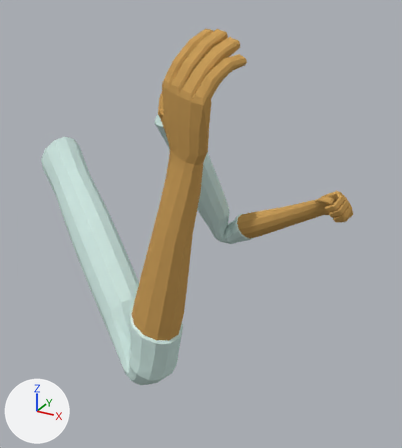
A saved change to the Blender file GameAssets/Modelling/PlayerArms.blend.
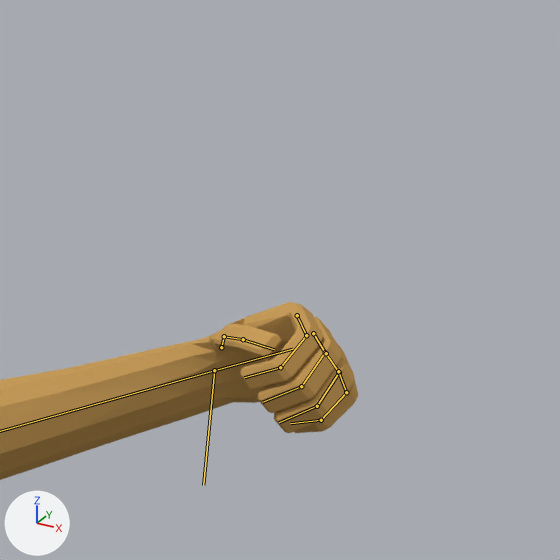
There are two pictures of each version: one whole from a 50 mm camera at (4.44, -5.9, 2.97) aimed at (1.35, -0.28, 0.16), one close up on the part from 66% to 100% of the width and 26% to 57% of the height. Arrows for +X, +Y and +Z are at lower left; the lights stay in place. Both versions are drawn at frame 8 of the action 'Player_Smash'; the numbers are the values there. The bones that bend it are drawn over the model as lines in the close-ups.

The first close-up shows 'PlayerModel'.
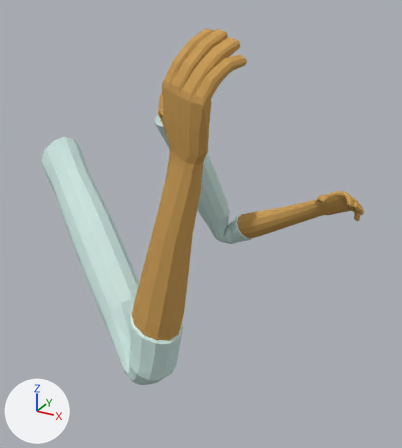
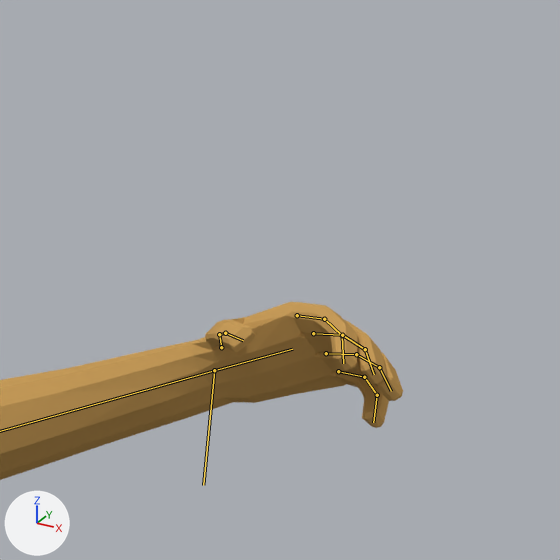
Commit message: Arm anim updates

The change in detail:
Bone 'LThumb1' (bone_lthumb1) turns from (14, 63, 36) to (-1, 59, 21) degrees about its own x, y and z.
Bone 'LThumb2' (bone_lthumb2) turns from (1, 0, 27) to (-2, -3, 20) degrees about its own x, y and z.
Bone 'LPoint1' (bone_lpoint1) turns from (60, 0, 0) to (25, 0, 0) degrees about its own x, y and z.
Bone 'LPoint2' (bone_lpoint2) turns from (60, 0, 0) to (25, 0, 0) degrees about its own x, y and z.
Bone 'LPoint3' (bone_lpoint3) turns from (60, 0, 0) to (25, 0, 0) degrees about its own x, y and z.
Bone 'LMiddle1' (bone_lmiddle1) turns from (57, 0, 0) to (21, 0, 0) degrees about its own x, y and z.
Bone 'LMiddle2' (bone_lmiddle2) turns from (57, 0, 0) to (21, 0, 0) degrees about its own x, y and z.
Bone 'LMiddle3' (bone_lmiddle3) turns from (57, 0, 0) to (21, 0, 0) degrees about its own x, y and z.
Bone 'LRing1' (bone_lring1) turns from (55, 0, 0) to (20, 0, 0) degrees about its own x, y and z.
Bone 'LRing2' (bone_lring2) turns from (55, 0, 0) to (20, 0, 0) degrees about its own x, y and z.
Bone 'LRing3' (bone_lring3) turns from (55, 0, 0) to (20, 0, 0) degrees about its own x, y and z.
Bone 'LPinky1' (bone_lpinky1) turns from (63, 0, 0) to (28, 0, 0) degrees about its own x, y and z.
Bone 'LPinky2' (bone_lpinky2) turns from (63, 0, 0) to (28, 0, 0) degrees about its own x, y and z.
Bone 'LPinky3' (bone_lpinky3) turns from (63, 0, 0) to (28, 0, 0) degrees about its own x, y and z.

Boxes [x1, y1, x2, y2] around the edits, measured in the close-ups (560 x 560 px):
'PlayerModel', posed
    before: [0, 302, 358, 480]
    after: [0, 302, 403, 480]
bone 'LThumb1', root to tip
    before: (221, 347) to (224, 336)
    after: (221, 347) to (219, 334)
bone 'LThumb2', root to tip
    before: (224, 336) to (243, 339)
    after: (219, 334) to (225, 333)
bone 'LPoint1', root to tip
    before: (297, 315) to (306, 335)
    after: (297, 315) to (324, 319)
bone 'LPoint2', root to tip
    before: (306, 335) to (280, 367)
    after: (324, 319) to (342, 335)
bone 'LPoint3', root to tip
    before: (280, 367) to (244, 377)
    after: (342, 335) to (343, 363)
bone 'LMiddle1', root to tip
    before: (313, 333) to (325, 352)
    after: (313, 333) to (342, 335)
bone 'LMiddle2', root to tip
    before: (325, 352) to (301, 386)
    after: (342, 335) to (365, 349)
bone 'LMiddle3', root to tip
    before: (301, 386) to (262, 402)
    after: (365, 349) to (374, 374)
bone 'LRing1', root to tip
    before: (326, 353) to (339, 372)
    after: (326, 353) to (356, 354)
bone 'LRing2', root to tip
    before: (339, 372) to (317, 406)
    after: (356, 354) to (379, 367)
bone 'LRing3', root to tip
    before: (317, 406) to (279, 422)
    after: (379, 367) to (391, 391)
bone 'LPinky1', root to tip
    before: (338, 371) to (346, 392)
    after: (338, 371) to (364, 377)
bone 'LPinky2', root to tip
    before: (346, 392) to (321, 420)
    after: (364, 377) to (377, 395)
bone 'LPinky3', root to tip
    before: (321, 420) to (290, 423)
    after: (377, 395) to (373, 422)
